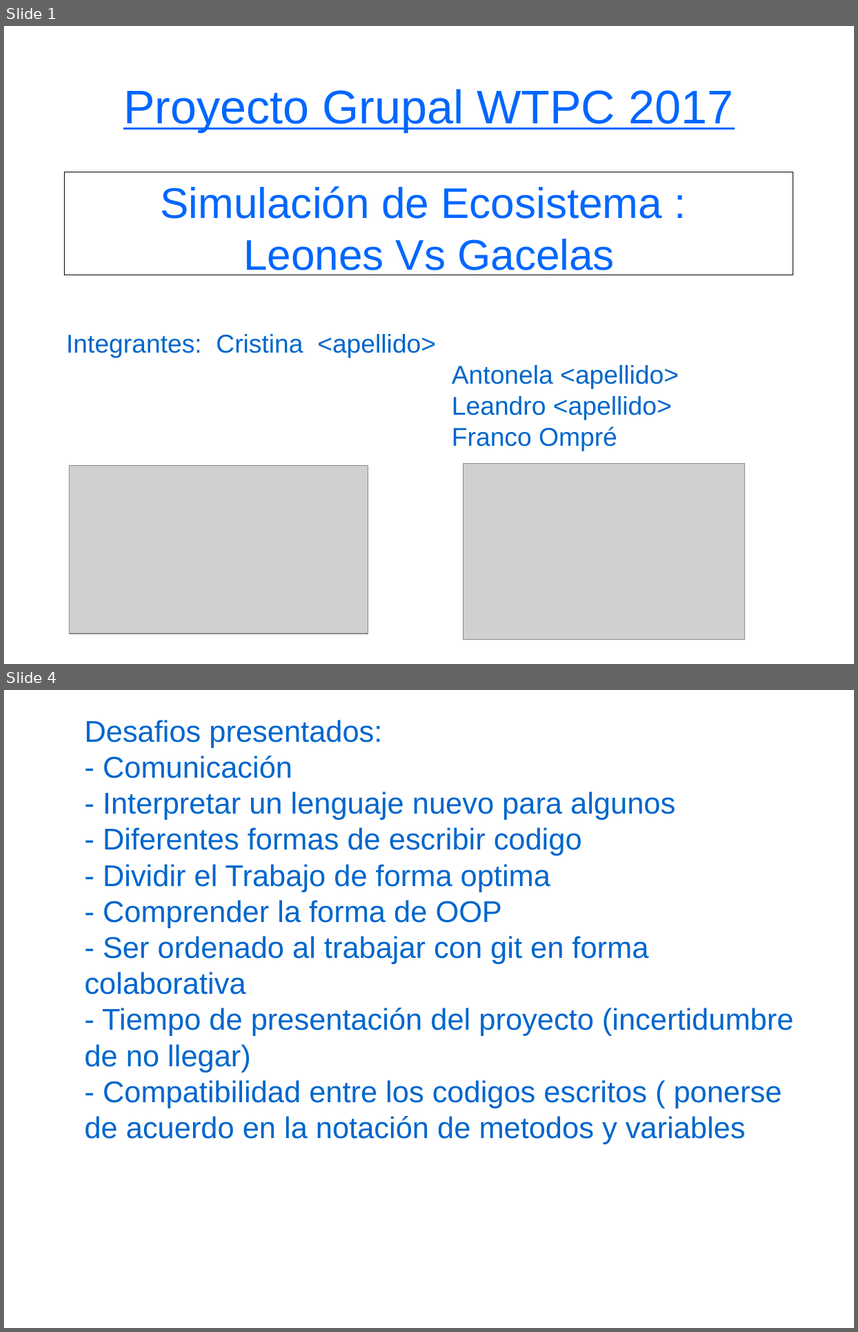
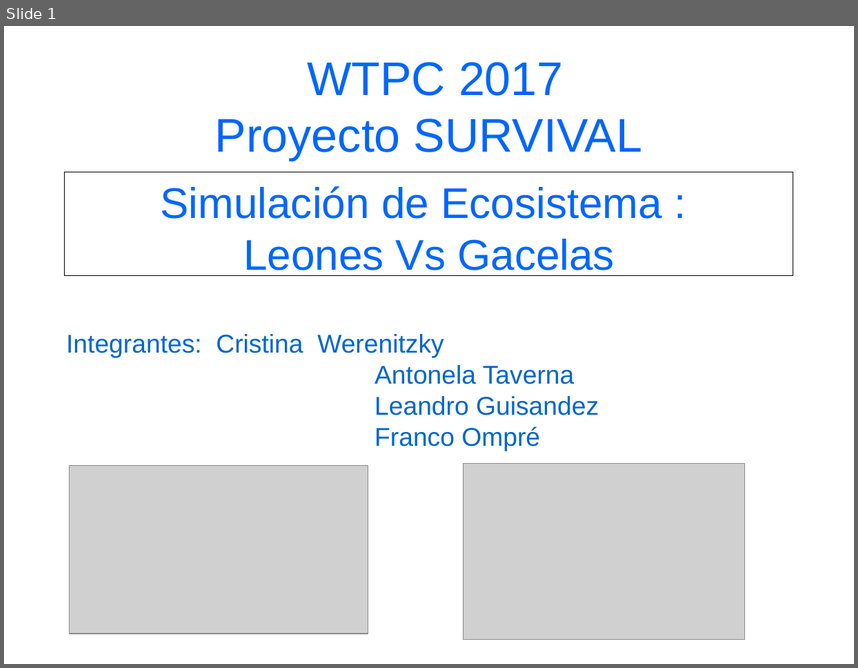
Before and after one commit to OmpreFranco/Proyecto-, a slide deck: presentacion_powerpoint.odp. Shown one above the other, each under a label of ours: slides 1 and 4 before the commit, slide 1 after it; the slides between them are not shown. The pictures are 858x1332 and 858x668 pixels, drawn with LibreOffice and Linux fonts; fonts in the diff are those of the drawing; grey boxes stand for pictures. Boxes give left, top, right and bottom in pixels: in the first picture for what was removed or moved away, otherwise in the second. Text is boxed around its words. In the diff, an @@ line names an element or a change of style, - is before the commit and + after.

```diff
--- a/presentacion_powerpoint.odp
+++ b/presentacion_powerpoint.odp
@@ slide 4 removed at bbox=[4, 690, 854, 1328], background #FFFFFF @@
@@ text removed at bbox=[85, 720, 794, 1144] @@
-Desafios presentados:
-- Comunicación
-- Interpretar un lenguaje nuevo para algunos
-- Diferentes formas de escribir codigo
-- Dividir el Trabajo de forma optima
-- Comprender la forma de OOP
-- Ser ordenado al trabajar con git en forma colaborativa
-- Tiempo de presentación del proyecto (incertidumbre de no llegar)
-- Compatibilidad entre los codigos escritos ( ponerse de acuerdo en la notación de metodos y variables
@@ slide 1 changed as well @@
@@ title at bbox=[215, 62, 642, 160]: text changed @@
-Proyecto Grupal WTPC 2017
+WTPC 2017
+Proyecto SURVIVAL
@@ text at bbox=[66, 334, 599, 415]: text changed @@
-Integrantes: Cristina <apellido>
-Antonela <apellido>
-Leandro <apellido>
+Integrantes: Cristina Werenitzky
+Antonela Taverna
+Leandro Guisandez
```
Also in this commit, not shown: 7 slides added, 2 other slides removed.
